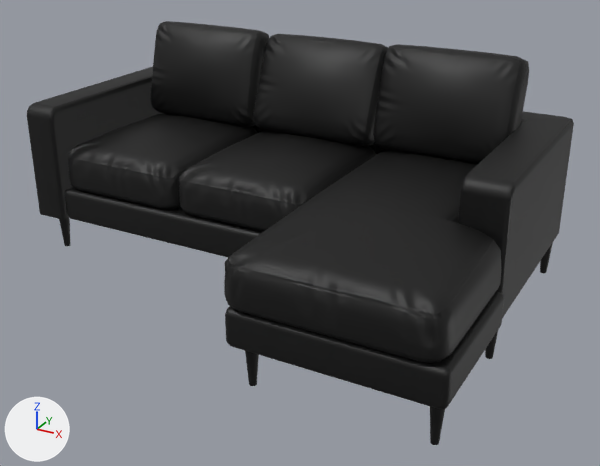
Before and after pictures for a commit that changed the glTF model 79213553563.glb.
One viewpoint serves both versions: a 50 mm lens placed at (1.38, -2.28, 1.35), pointed at (0.14, -0.04, 0.23). Arrows for +X, +Y and +Z are at lower left; the lights stay in place. Where no turn or scale is listed for an object, it has been applied to the vertices.
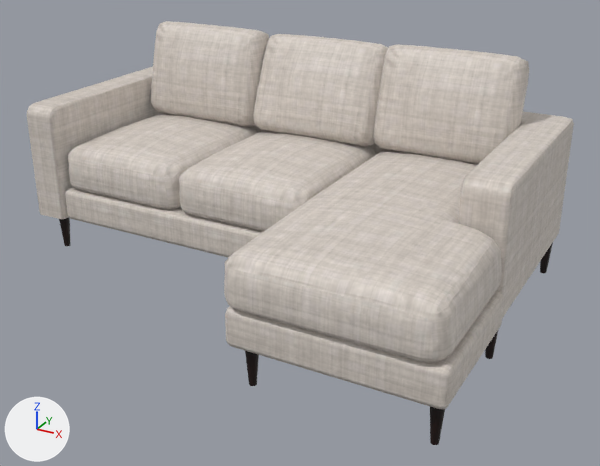
Where the newer file only moved an object's origin or applied its transform, the numbers keep the older frame.

Boxes (x1, y1, x2, y2) around the edits, measured in the pictures (600 x 466 px):
'polySurface46', recoloured (black to grey)
    both: (27, 21, 574, 413)

The change in detail:
Material 'lambert12' (mat_lambert12) is new.
Uses the picture img_79213553563_lambert4_basecolor.
Uses the picture img_79213553563_lambert4_normal.
me_mesh_009 has 2658 vertices, 5244 faces and spans x -0.9..0.88, y -0.67..0.59, z 0.01..0.79.
me_mesh_009 no longer uses material mat_lambert11.
me_mesh_009 now uses material mat_lambert12.
